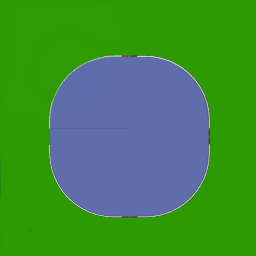
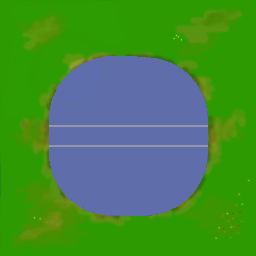
The second 256 x 256 image is a revision of the first. Changes to its layers:
added layer "Layer 1" above "Background" over [49, 115, 208, 147]
added layer "Background" over [10, 7, 251, 250]
